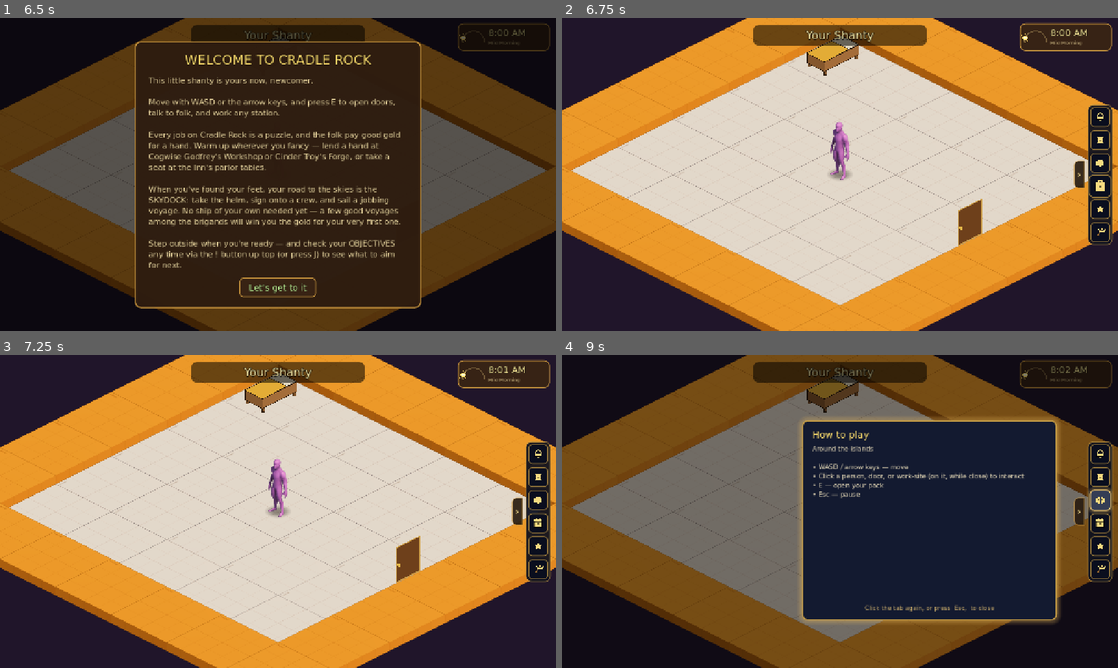
Above: before the commit, frames 1-4 (two rows, left to right).
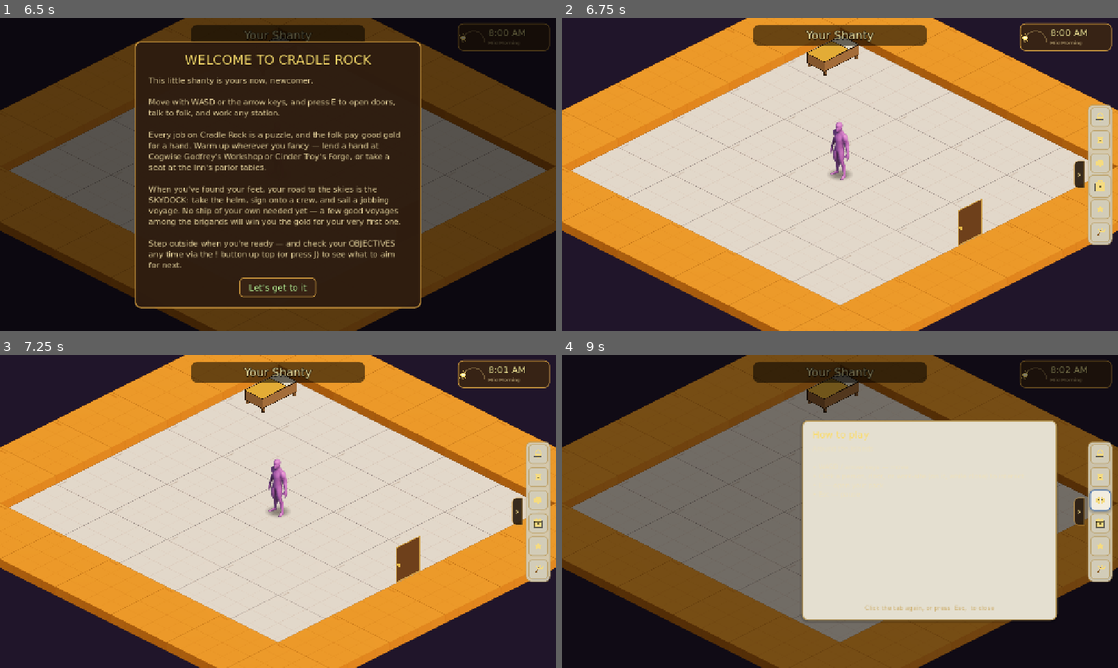
Above: after the commit, the same moments.

Repository: TairoyZone/shivaliva-shanty
Game: Godot game, scene res://main.tscn
The game is run twice, just before and just after one commit, with the same random seed, the same clock (stepped at 60 frames per second) and the same inputs.
Inputs (mouse positions are in pixels of both pictures, inside the frame that each line leads up to):
- Up to frame 1 (6.5 s): click "New Game" at 0.5 s; click (266, 152) at 1.27 s; type "Alex" at 1.35 s; click "New Game" at 2 s; click (439, 152) at 2.75 s; click "Male" at 3.5 s; click "Female" at 4.25 s; click "Other" at 5 s; click "Set sail" at 5.75 s
- Up to frame 2 (6.75 s): click "Let's get to it" at 6.5 s
- Up to frame 3 (7.25 s): no input
- Up to frame 4 (9 s): click "0" at 7.25 s; click (1101, 477) at 8.02 s; click (1101, 498) at 8.77 s

Frame 1 is identical in both runs. In frame 2, 1.8% of the frame differs, in the area x 94-99%, y 27-73%; in frame 3, 1.8%; in frame 4, 32%, in the area x 42-99%, y 19-86%.

Commit message:
feat(ui): default to a LIGHT "Pirateology" theme (learn from Puzzle Pirates)
Troy: "idk why you tend to go for darkmode vibe. learn from puzzle pirates, its
that simple but very effective." Right call. Pivots the default from dark to a
faithful YPP-style LIGHT page: parchment background, near-black body text, BLUE
section headers/links, gold-tan ornate frame, gold trophies. Flat + high-contrast
(dark-on-light), no neon glow.

Done as a SCHEME swap, not a rewrite — the whole point of the central palette. Add
an IS_DARK flag per scheme so the engine adapts: light schemes drop the colored
glow halo (a gentle neutral depth-shadow instead) and the hard text outlines (clean
dark-on-light needs none); blue headers via the accent. The three dark schemes
(Stardust Gold/Indigo, Skyforge Brass, Nebula Plum) stay as alternates behind
Palette.use_scheme(). Rendered + verified.

Co-Authored-By: Claude Opus 4.8 (1M context) <noreply@anthropic.com>

Diff:
--- a/interface/palette.gd
+++ b/interface/palette.gd
@@ -77,12 +77,13 @@
 # the cool-deck PANEL_TROUGH/SKY_FRAME family ABOVE are deliberate and stay UNCHANGED — these tokens are for
 # the menu/HUD chrome only.
 
-const DEFAULT_SCHEME : String = "stardust_gold"
+const DEFAULT_SCHEME : String = "pirateology"
 
 # Role tokens — read directly as Palette.PANEL_BG, Palette.TEXT_PRIMARY, … Initialized from the default scheme
 # at load (robust, no _static_init dependency); reassigned by use_scheme() to retheme live.
 static var _ACTIVE : Dictionary = _schemes()[DEFAULT_SCHEME]
 static var SCHEME_NAME : String = DEFAULT_SCHEME
+static var IS_DARK : bool = _ACTIVE["is_dark"]   # light schemes drop the glow/outlines (a YPP-flat page, not dark-mode)
 static var PANEL_BG : Color = _ACTIVE["panel_bg"]          # modal / window surface
 static var PANEL_BG_DARK : Color = _ACTIVE["panel_bg_dark"] # app backdrop / inset / rail
 static var CARD_BG : Color = _ACTIVE["card_bg"]            # raised list-row / button idle
@@ -106,6 +107,7 @@
 	var all : Dictionary = _schemes()
 	_ACTIVE = all.get(name, all[DEFAULT_SCHEME])
 	SCHEME_NAME = name if all.has(name) else DEFAULT_SCHEME
+	IS_DARK = _ACTIVE["is_dark"]
 	PANEL_BG = _ACTIVE["panel_bg"]
 	PANEL_BG_DARK = _ACTIVE["panel_bg_dark"]
 	CARD_BG = _ACTIVE["card_bg"]
@@ -132,9 +134,22 @@
 static func _schemes() -> Dictionary:
 
 	return {
+		# THE DEFAULT — a faithful Puzzle Pirates "Pirateology" look (Troy 2026-06-17: "learn from puzzle pirates,
+		# its that simple but very effective"). A LIGHT parchment page, near-black body text, BLUE section
+		# headers / links, gold-tan ornate frames, gold trophies. Flat + high-contrast (dark-on-light); no glow.
+		"pirateology": {
+			"is_dark": false,
+			"panel_bg": Color.html("#E4DFD0"), "panel_bg_dark": Color.html("#D2CCB8"),
+			"card_bg": Color.html("#F0EBDC"), "slot_bg": Color.html("#CFC8B2"),
+			"border": Color.html("#B7995A"), "glow": Color.html("#C9A24B"), "accent": Color.html("#3F6FB5"),
+			"text_primary": Color.html("#221E16"), "text_muted": Color.html("#5B5340"),
+			"ink_on_light": Color.html("#221E16"), "ink_on_light_soft": Color.html("#5B5340"),
+			"card_light": Color.html("#F2EDDE"), "danger": Color.html("#B23A48"), "positive": Color.html("#3E7D4F"),
+		},
 		# Navy + treasure-GOLD ("celestial luxury") — keeps the pirate-gold brand (coins/trophies), on deep
-		# stardust-navy instead of mud. Cream text. The recommended ship-it.
+		# stardust-navy instead of mud. Cream text. (A dark alternate.)
 		"stardust_gold": {
+			"is_dark": true,
 			"panel_bg": Color.html("#131A30"), "panel_bg_dark": Color.html("#0A0E1E"),
 			"card_bg": Color.html("#1E2742"), "slot_bg": Color.html("#0E1426"),
 			"border": Color.html("#C39B45"), "glow": Color.html("#E8B85C"), "accent": Color.html("#FFD479"),
@@ -144,6 +159,7 @@
 		},
 		# Cool deep-space midnight-blue with an ice-blue glow — the most "new" / on-fiction read of the Stardust.
 		"stardust_indigo": {
+			"is_dark": true,
 			"panel_bg": Color.html("#141B30"), "panel_bg_dark": Color.html("#0B1020"),
 			"card_bg": Color.html("#1E2842"), "slot_bg": Color.html("#0C1124"),
 			"border": Color.html("#3C4E7A"), "glow": Color.html("#5E8BE0"), "accent": Color.html("#7FB2FF"),
@@ -153,6 +169,7 @@
 		},
 		# Warm BRASS on a near-black charcoal-aubergine hull — most continuous with the current gold art, safest.
 		"skyforge_brass": {
+			"is_dark": true,
 			"panel_bg": Color.html("#1E1822"), "panel_bg_dark": Color.html("#141017"),
 			"card_bg": Color.html("#2B222E"), "slot_bg": Color.html("#171019"),
 			"border": Color.html("#C08A3E"), "glow": Color.html("#E8A23C"), "accent": Color.html("#FFC964"),
@@ -162,6 +179,7 @@
 		},
 		# Royal violet-plum dusk with an orchid glow — the boldest, "magic-hour nebula" (ties to the Mystic).
 		"nebula_plum": {
+			"is_dark": true,
 			"panel_bg": Color.html("#21172F"), "panel_bg_dark": Color.html("#160E22"),
 			"card_bg": Color.html("#2E2140"), "slot_bg": Color.html("#190F26"),
 			"border": Color.html("#5A3E78"), "glow": Color.html("#B070E0"), "accent": Color.html("#E0A0FF"),
--- a/interface/ui_style.gd
+++ b/interface/ui_style.gd
@@ -16,12 +16,18 @@
 const GLOW_ALPHA : float = 0.34
 
 
-## Turn a stylebox's drop-shadow into an even accent-tinted HALO (the outer glow). offset stays ZERO.
+## DARK schemes: turn the drop-shadow into an even accent-tinted HALO (the outer glow), offset ZERO.
+## LIGHT schemes (the YPP-flat page): a gentle neutral drop-shadow for depth instead — no neon halo.
 static func glow_shadow(sb: StyleBoxFlat, hue: Color = Palette.GLOW, size: int = GLOW_SIZE) -> void:
 
-	sb.shadow_color = Color(hue.r, hue.g, hue.b, GLOW_ALPHA)
-	sb.shadow_size = size
-	sb.shadow_offset = Vector2.ZERO
+	if Palette.IS_DARK:
+		sb.shadow_color = Color(hue.r, hue.g, hue.b, GLOW_ALPHA)
+		sb.shadow_size = size
+		sb.shadow_offset = Vector2.ZERO
+	else:
+		sb.shadow_color = Color(0, 0, 0, 0.18)
+		sb.shadow_size = 5
+		sb.shadow_offset = Vector2(0, 2)
 
 
 ## A centered modal / pop-up surface — deep panel bg + accent rim + soft glow halo.
@@ -176,8 +182,11 @@
 static func apply_primary(l: Label) -> void:
 
 	l.add_theme_color_override("font_color", Palette.TEXT_PRIMARY)
-	l.add_theme_color_override("font_outline_color", Palette.OUTLINE_HARD)
-	l.add_theme_constant_override("outline_size", 3)
+	# Dark schemes: a hard ink outline keeps light text crisp on busy worlds. Light schemes (dark text on a
+	# light page) need NO outline — a black halo around dark text just looks heavy/muddy.
+	if Palette.IS_DARK:
+		l.add_theme_color_override("font_outline_color", Palette.OUTLINE_HARD)
+		l.add_theme_constant_override("outline_size", 3)
 
 
 static func apply_muted(l: Label) -> void:
@@ -188,5 +197,7 @@
 static func apply_title(l: Label) -> void:
 
 	l.add_theme_color_override("font_color", Palette.ACCENT)
-	l.add_theme_color_override("font_outline_color", Color(Palette.GLOW.r, Palette.GLOW.g, Palette.GLOW.b, 0.5))
-	l.add_theme_constant_override("outline_size", 4)
+	# Dark schemes: a soft accent glow makes headings read as lit. Light schemes: clean blue headers (YPP), no glow.
+	if Palette.IS_DARK:
+		l.add_theme_color_override("font_outline_color", Color(Palette.GLOW.r, Palette.GLOW.g, Palette.GLOW.b, 0.5))
+		l.add_theme_constant_override("outline_size", 4)
